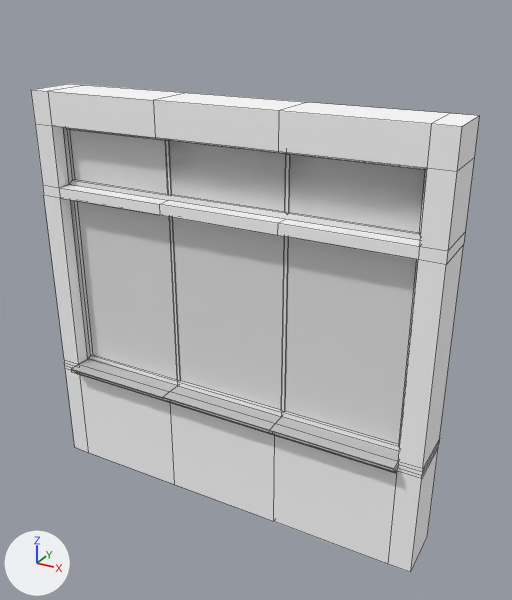
The FBX model EscapeRoom/Assets/Art/3D models/Jibbe/Modular Window.fbx, before and after one commit.
Before and after are seen from a 50 mm lens placed at (1.81, -3.02, 2.8), pointed at (0.13, 0.02, 1.27). Arrows for +X, +Y and +Z are at lower left; the lights stay in place. Mesh edges are drawn as thin lines. Where no turn or scale is listed for an object, it has been applied to the vertices.

Names of what the first picture shows: 'Window'.
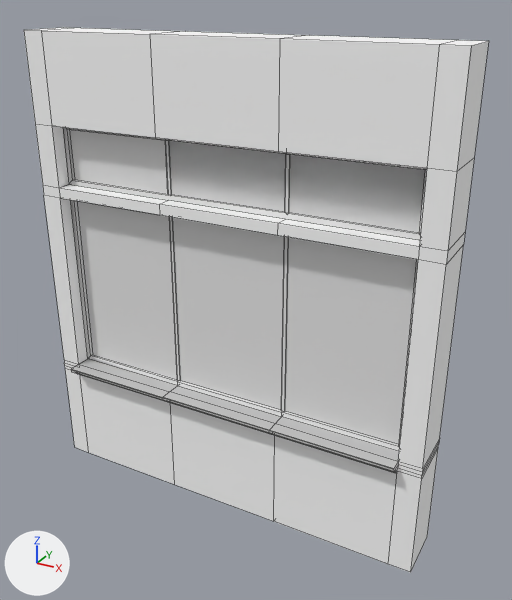
Location of each change, (x1, y1, x2, y2) in pixels of the pictures (512 x 600 px; the box of a moved part takes in the faces that stretch with it):
'Window', reshaped (12% taller)
    before: (31, 84, 479, 572)
    after: (24, 27, 489, 572)
part 1 of me_cube_003, moved or reshaped
    before: (31, 84, 479, 172)
    after: (24, 27, 489, 172)

The edits, one by one:
me_cube_003 has 346 vertices, 338 faces and spans x -1.15..1.15, y -0.22..0.15, z 0.0..2.3.
me_cube_003 is used by ob_window; location (0.0, 0.0, 0.0).
me_cube_003 part 1: all 12 vertices in x -1.15..1.15, y -0.15..0.15, z 2.3 are moved by (0.0, 0.0, 0.3).
